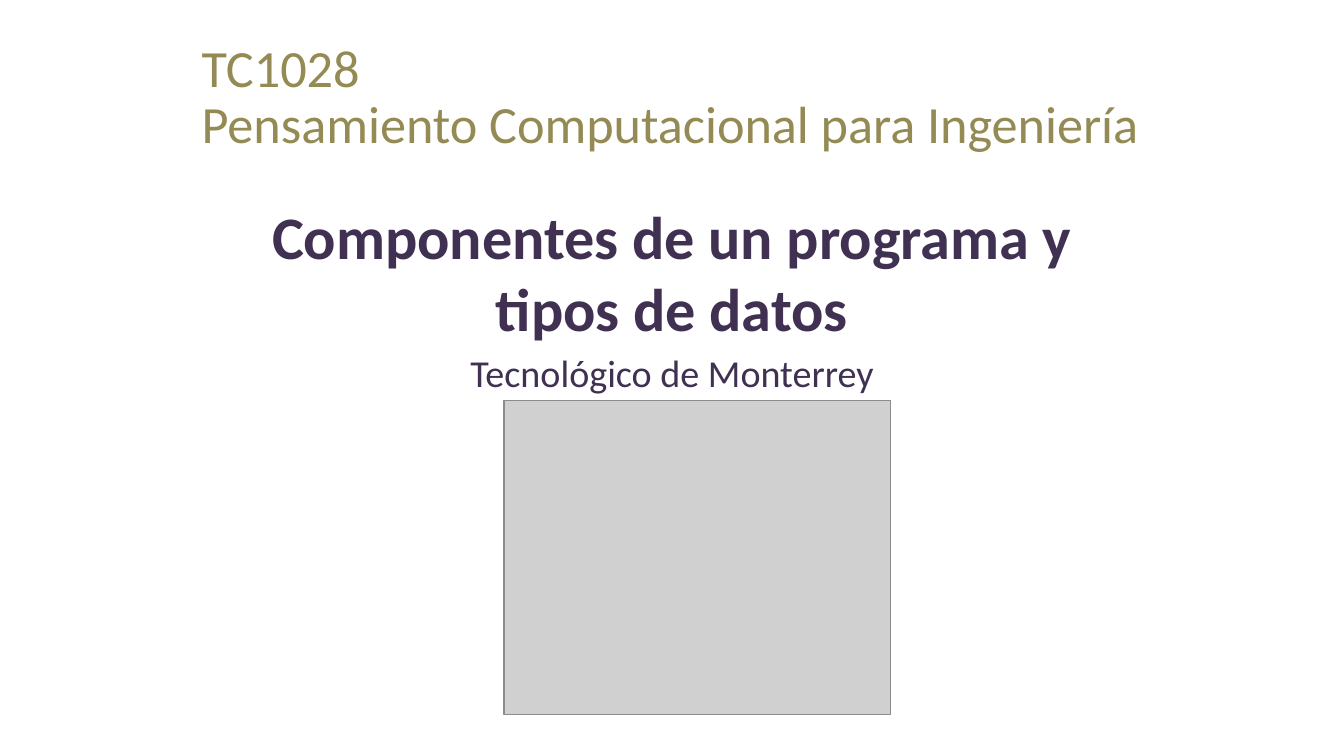
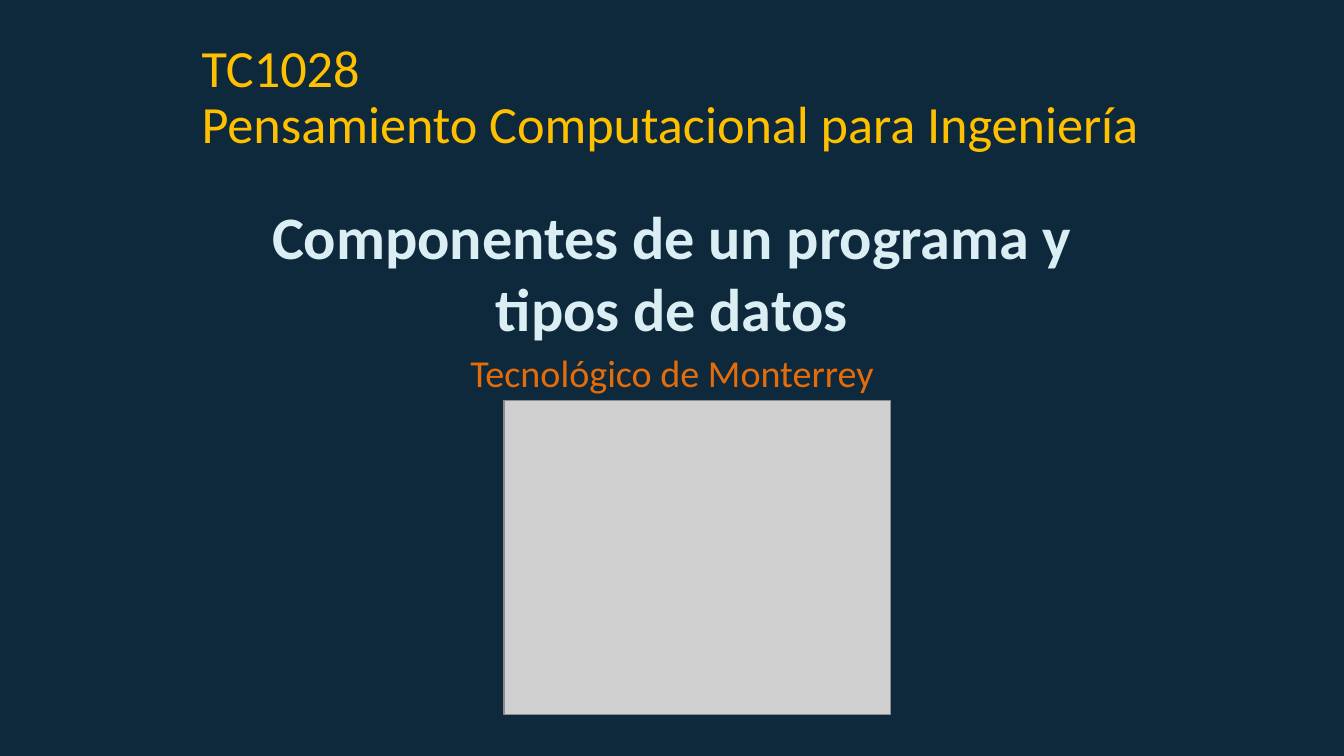
Before and after one commit to lizetheP/PensamientoC, a slide deck: slide 1 of calendario/documentos/2_ComponentesTipos.pptx. Drawn at 1344x756 pixels with LibreOffice and Linux fonts; fonts in the diff are those of the drawing; grey boxes stand for pictures. Boxes give left, top, right and bottom in pixels: in the first picture for what was removed or moved away, otherwise in the second. Text is boxed around its words. In the diff, an @@ line names an element or a change of style, - is before the commit and + after.

```diff
--- a/calendario/documentos/2_ComponentesTipos.pptx
+++ b/calendario/documentos/2_ComponentesTipos.pptx
@@ freeform shape added at (0,0,1344,755), fill #0D293B @@
@@ title "TC1028 Pensamiento Computacional para Ingeniería" at (202,51,1138,152): text colour #948A54 to #FFC000 @@
@@ subtitle "Componentes de un programa y ..." at (272,216,1072,394): text colour #403152 to #DBEEF4 in "Componentes de un programa y tipos de ..."; text colour #403152 to #E46C0A in "Tecnológico de Monterrey" @@
```
Also in this commit, not shown: 15 other files.
